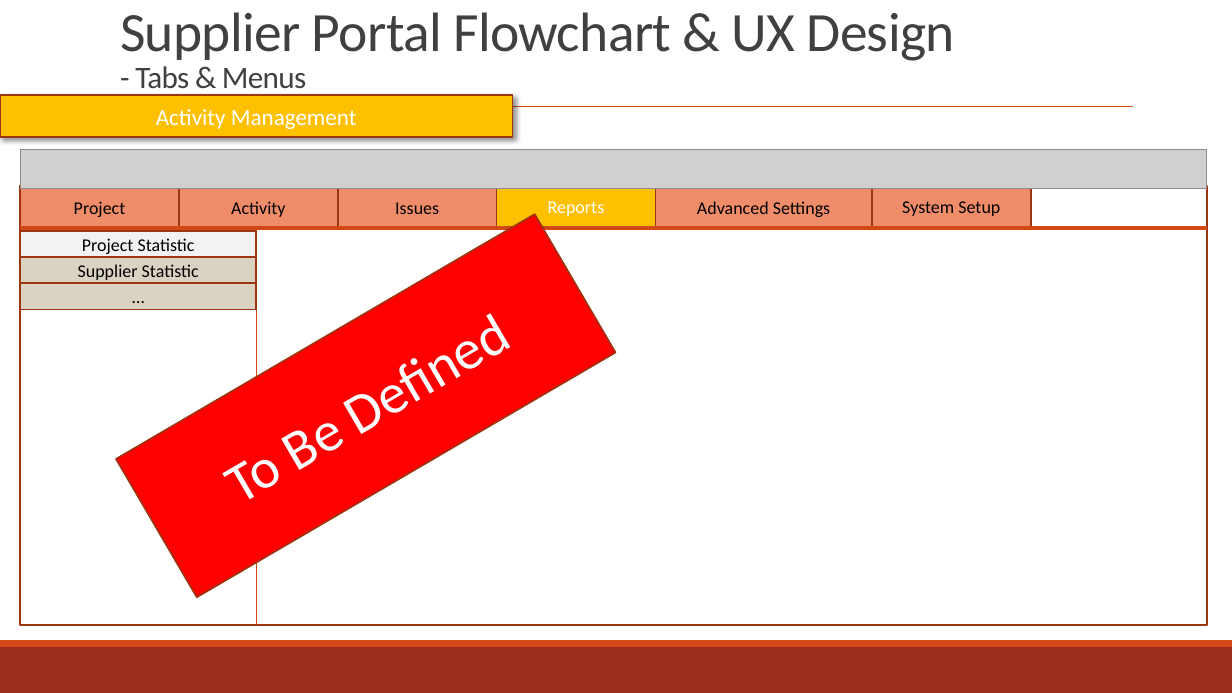
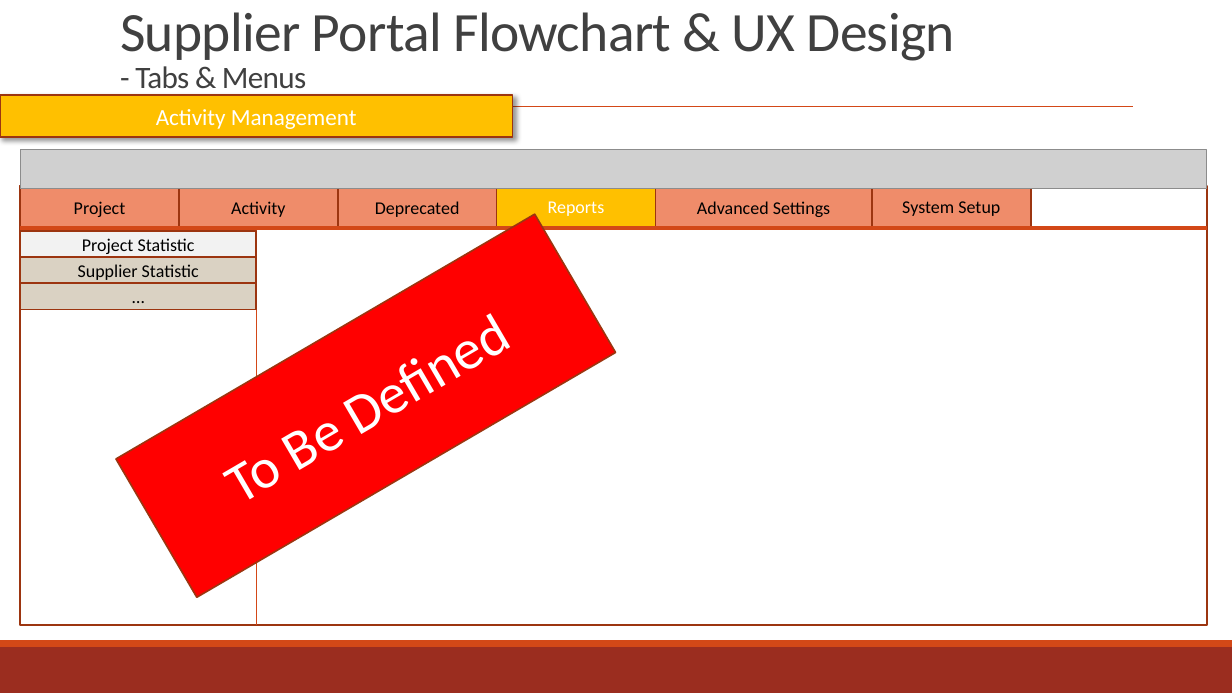
Before and after one commit to zyw9963/YFVE-supplier-portal, a slide deck: slide 11 of projects/YanFeng/02 System Design/User Stories/Flowcharts/Supplier FlowCharts & UX.pptx. Drawn at 1232x693 pixels with LibreOffice and Linux fonts; fonts in the diff are those of the drawing; grey boxes stand for pictures. Boxes give left, top, right and bottom in pixels: in the first picture for what was removed or moved away, otherwise in the second. Text is boxed around its words. In the diff, an @@ line names an element or a change of style, - is before the commit and + after.

```diff
--- a/projects/YanFeng/02 System Design/User Stories/Flowcharts/Supplier FlowCharts & UX.pptx
+++ b/projects/YanFeng/02 System Design/User Stories/Flowcharts/Supplier FlowCharts & UX.pptx
@@ text in rectangle at bbox=[375, 201, 460, 217]: text changed @@
-Issues
+Deprecated
```
Also in this commit, not shown: 91 other slides changed, 1 slide added, 1 other file.
